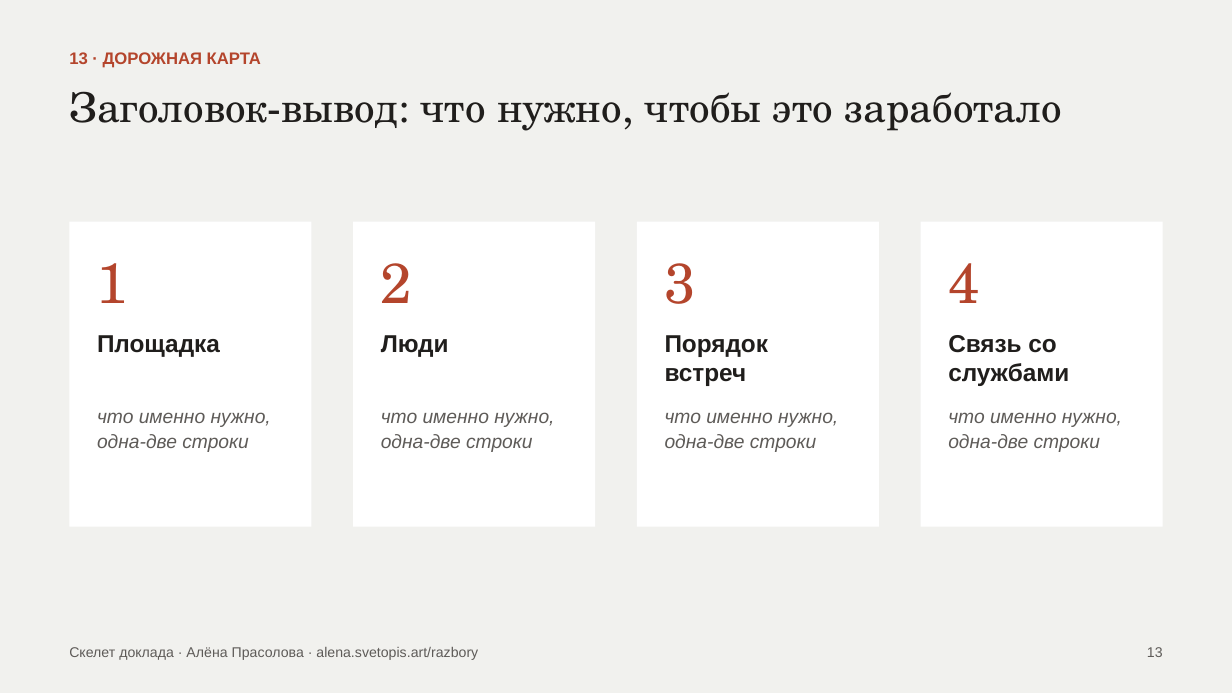
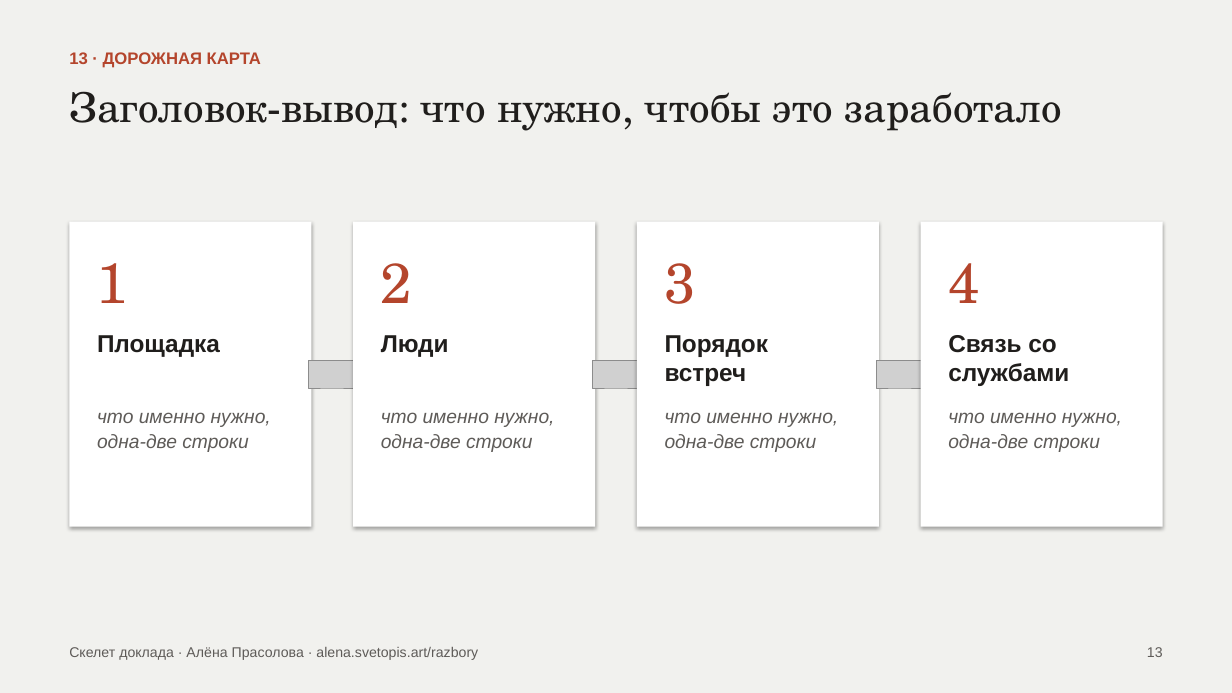
Before and after one commit to AlenaPrasol/vizitka-alena, a slide deck: slide 14 of razbory/prezentaciya-psihologa/fayly/skelet-doklada-15-slaydov.pptx. Drawn at 1232x693 pixels with LibreOffice and Linux fonts; fonts in the diff are those of the drawing; grey boxes stand for pictures; background and template pictures are left out. Boxes give left, top, right and bottom in pixels: in the first picture for what was removed or moved away, otherwise in the second. Text is boxed around its words. In the diff, an @@ line names an element or a change of style, - is before the commit and + after.

```diff
--- a/razbory/prezentaciya-psihologa/fayly/skelet-doklada-15-slaydov.pptx
+++ b/razbory/prezentaciya-psihologa/fayly/skelet-doklada-15-slaydov.pptx
@@ shadow on in 4 elements at [69,222,311,527], [353,222,595,527], [637,222,879,527], [921,222,1163,527] @@
@@ picture added at [309,360,356,388] @@
@@ picture added at [592,360,640,388] @@
@@ picture added at [876,360,923,388] @@
```
Also in this commit, not shown: 14 other slides changed, 7 other files.
